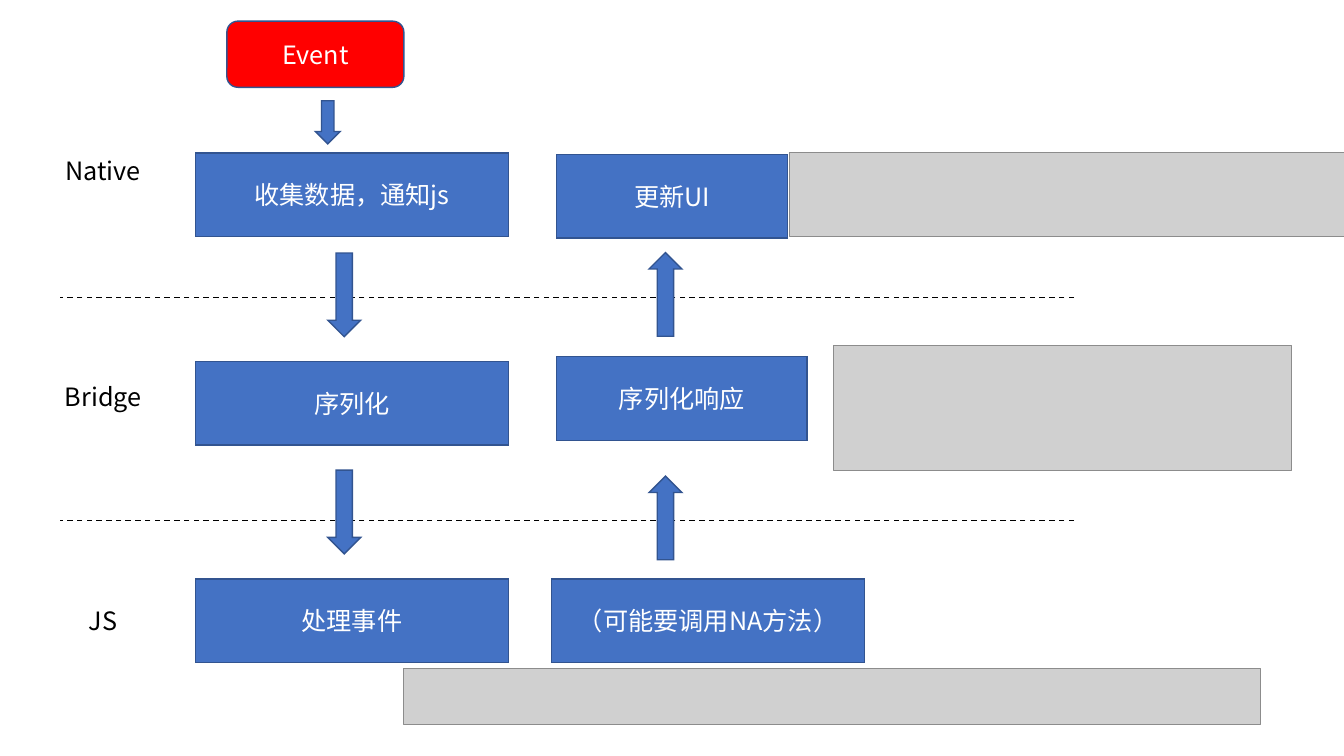
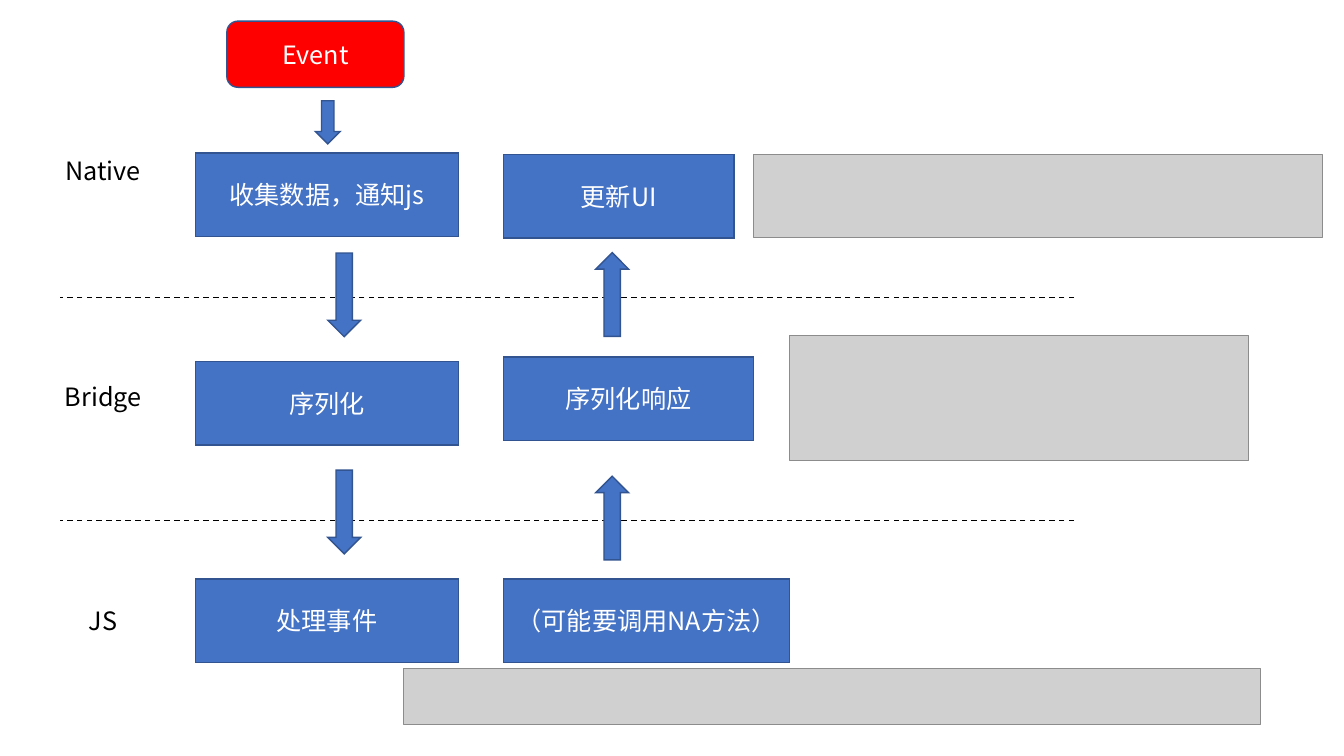
Before and after one commit to pulinghao/iOSLearn, a slide deck: slide 6 of JavaScript/RN原理.pptx. Drawn at 1344x756 pixels with LibreOffice and Linux fonts; fonts in the diff are those of the drawing; grey boxes stand for pictures. Boxes give left, top, right and bottom in pixels: in the first picture for what was removed or moved away, otherwise in the second. Text is boxed around its words. In the diff, an @@ line names an element or a change of style, - is before the commit and + after.

```diff
--- a/JavaScript/RN原理.pptx
+++ b/JavaScript/RN原理.pptx
@@ rectangle "收集数据，通知js": place and size @@
-rectangle "收集数据，通知js" at box(196, 153, 509, 237)
+rectangle "收集数据，通知js" at box(196, 153, 459, 237)
@@ picture: place and size @@
-picture at box(790, 153, 1344, 237)
+picture at box(754, 154, 1323, 238)
@@ 2 rectangles, 2 down arrows: place and size @@
-2 rectangles, 2 down arrows at box(557, 154, 807, 560)
+2 rectangles, 2 down arrows at box(504, 154, 754, 560)
@@ picture: place and size @@
-picture at box(834, 346, 1293, 471)
+picture at box(790, 336, 1249, 461)
@@ rectangle "序列化": place and size @@
-rectangle "序列化" at box(196, 362, 509, 446)
+rectangle "序列化" at box(196, 362, 459, 446)
@@ rectangle "处理事件": place and size @@
-rectangle "处理事件" at box(196, 579, 509, 662)
+rectangle "处理事件" at box(196, 579, 459, 662)
@@ rectangle "（可能要调用NA方法）": place and size @@
-rectangle "（可能要调用NA方法）" at box(552, 579, 865, 662)
+rectangle "（可能要调用NA方法）" at box(504, 579, 790, 662)
```
Also in this commit, not shown: 1 other slide changed, 3 other files.
